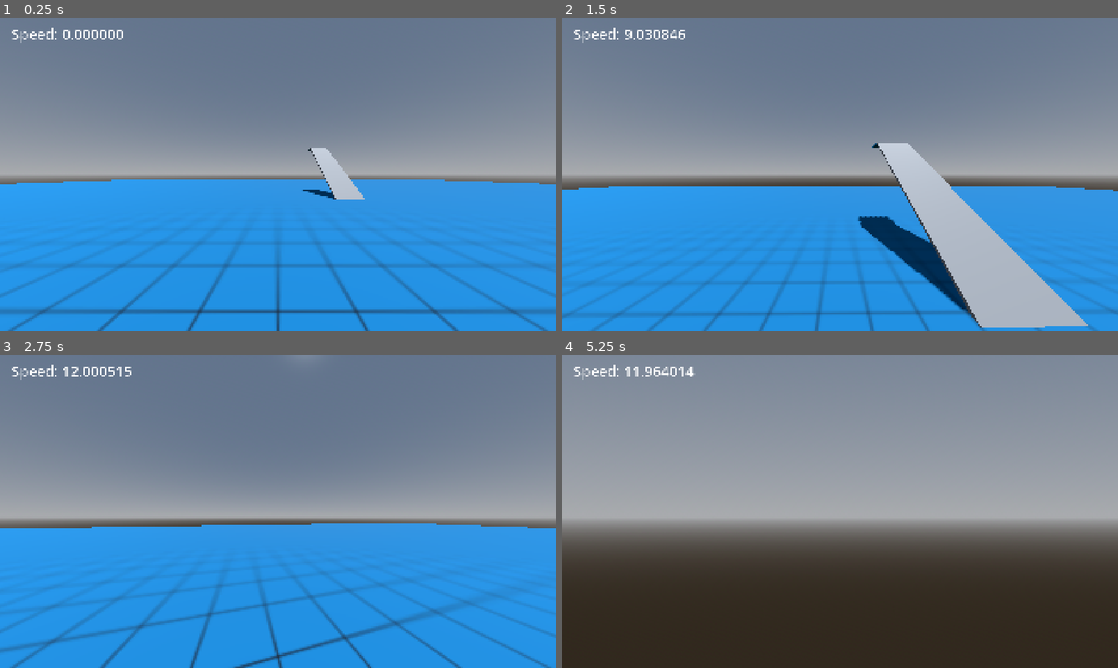
Above: before the commit, frames 1-4 (two rows, left to right).
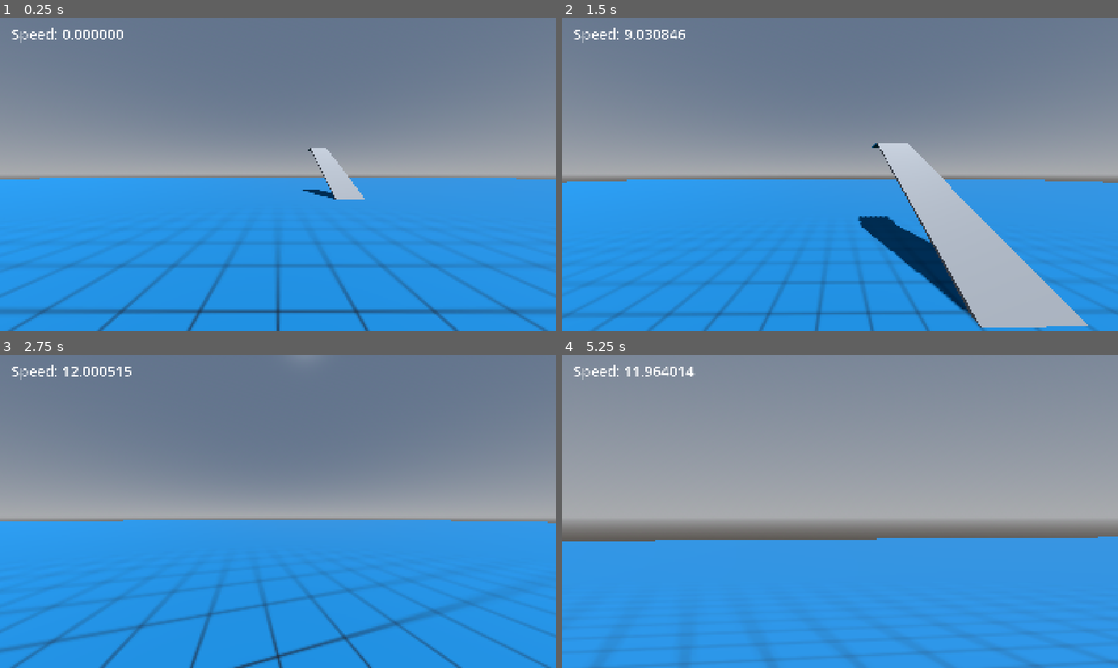
Above: after the commit, the same moments.

Repository: BilgiPasa/3d-first-person-movement-3
Game: Godot game, scene res://Scenes/main_scene.tscn
Two runs of this game, one before a commit and one after it. Both use one fixed random seed, a clock stepped at 60 frames per second and the inputs below.
Inputs (mouse positions are in pixels of both pictures, inside the frame that each line leads up to):
- Up to frame 1 (0.25 s): no input
- Up to frame 2 (1.5 s): tap Enter at 0.5 s; move the mouse to (867, 174) at 0.52 s; hold C (camera_zoom) 0.53-1.28 s; hold W (move_forward) from 0.53 s (still down); tap Space (jump) at 0.77 s; move the mouse to (812, 174) at 1.27 s; tap Shift (crouch) at 1.35 s
- Up to frame 3 (2.75 s): keep holding W (move_forward); tap Space (jump) at 1.52 s; move the mouse to (289, 505) at 2.02 s; hold R (run) from 2.03 s (still down)
- Up to frame 4 (5.25 s): keep holding W (move_forward); move the mouse to (834, 517) at 2.77 s; release R (run) at 2.78 s; tap C (camera_zoom) at 2.85 s; tap Space (jump) at 3.02, 3.77, 4.52 s; move the mouse to (878, 514) at 3.52 s; hold Shift (crouch) 3.53-4.28 s; move the mouse to (795, 508) at 4.27 s; tap R (run) at 4.35 s; move the mouse to (845, 511) at 5.02 s; hold C (camera_zoom) from 5.03 s (still down)

The runs differ from the first frame. In frame 1, 0.8% of the frame differs, in the area x 0-100%, y 51-54%; in frame 2, 2.0%; in frame 3, 1.7%; in frame 4, 41%, in the area x 0-100%, y 58-100%.

Commit message:
Minor update in player script, Make the main ground in main scene bigger

Diff:
--- a/Scenes/environment.tscn
+++ b/Scenes/environment.tscn
@@ -10,10 +10,10 @@
 
 [sub_resource type="BoxMesh" id="BoxMesh_r07tb"]
 material = SubResource("StandardMaterial3D_wkhpl")
-size = Vector3(100, 0.1, 100)
+size = Vector3(200, 0.1, 200)
 
 [sub_resource type="BoxShape3D" id="BoxShape3D_5s483"]
-size = Vector3(100, 0.1, 100)
+size = Vector3(200, 0.1, 200)
 
 [sub_resource type="BoxMesh" id="BoxMesh_5s483"]
 size = Vector3(2, 0.1, 10)
--- a/Scripts/player.gd
+++ b/Scripts/player.gd
@@ -98,14 +98,14 @@
 	player_capsule_mesh.radius = PLAYER_RADIUS
 	player_capsule_shape.height = PLAYER_HEIGHT
 	player_capsule_shape.radius = PLAYER_RADIUS
-	camera_position.position.y = (PLAYER_HEIGHT / 2) - 0.25
+	camera_position.position = Vector3(0, (PLAYER_HEIGHT / 2) - 0.25, 0)
 	slope_ray_cast.position = Vector3(0, -PLAYER_HEIGHT / 2, 0)
 	slope_ray_cast.target_position = Vector3(0, GROUNDED_AREA_SPHERE_RADIUS * 2, 0)
 	can_jump_timer.wait_time = CAN_JUMP_TIMER_SECONDS
 	jumping_timer.wait_time = JUMPING_TIMER_SECONDS
-	grounded_area.position.y = -PLAYER_HEIGHT / 2
+	grounded_area.position = Vector3(0, -PLAYER_HEIGHT / 2, 0)
 	grounded_area_sphere_shape.radius = GROUNDED_AREA_SPHERE_RADIUS
-	bump_area.position.z = -(PLAYER_RADIUS + BUMP_AREA_BOX_SIZE.z / 2)
+	bump_area.position = Vector3(0, 0, -(PLAYER_RADIUS + BUMP_AREA_BOX_SIZE.z / 2))
 	bump_area_box_shape.size = BUMP_AREA_BOX_SIZE
 
 # * Get inputs
